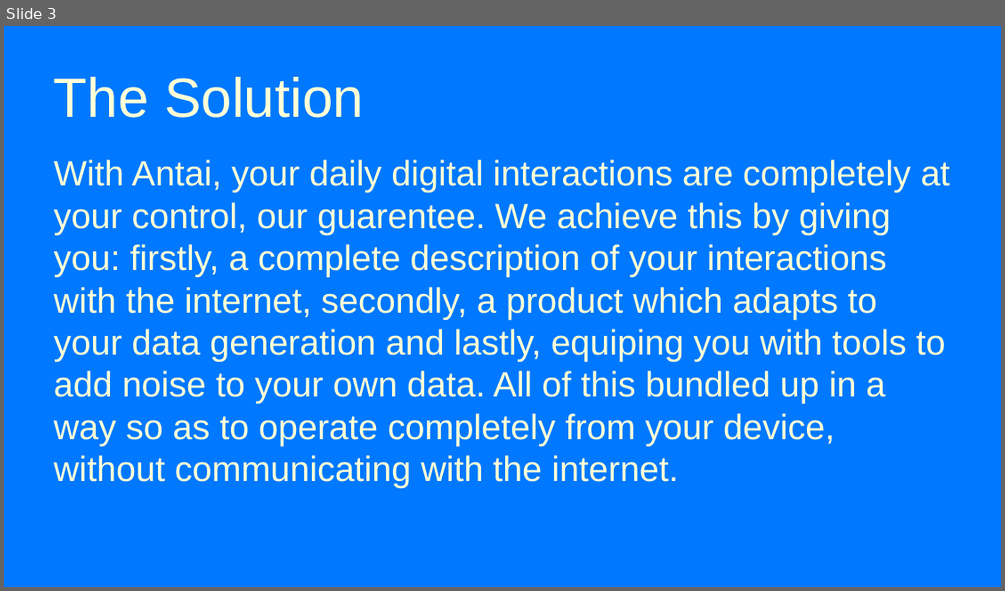
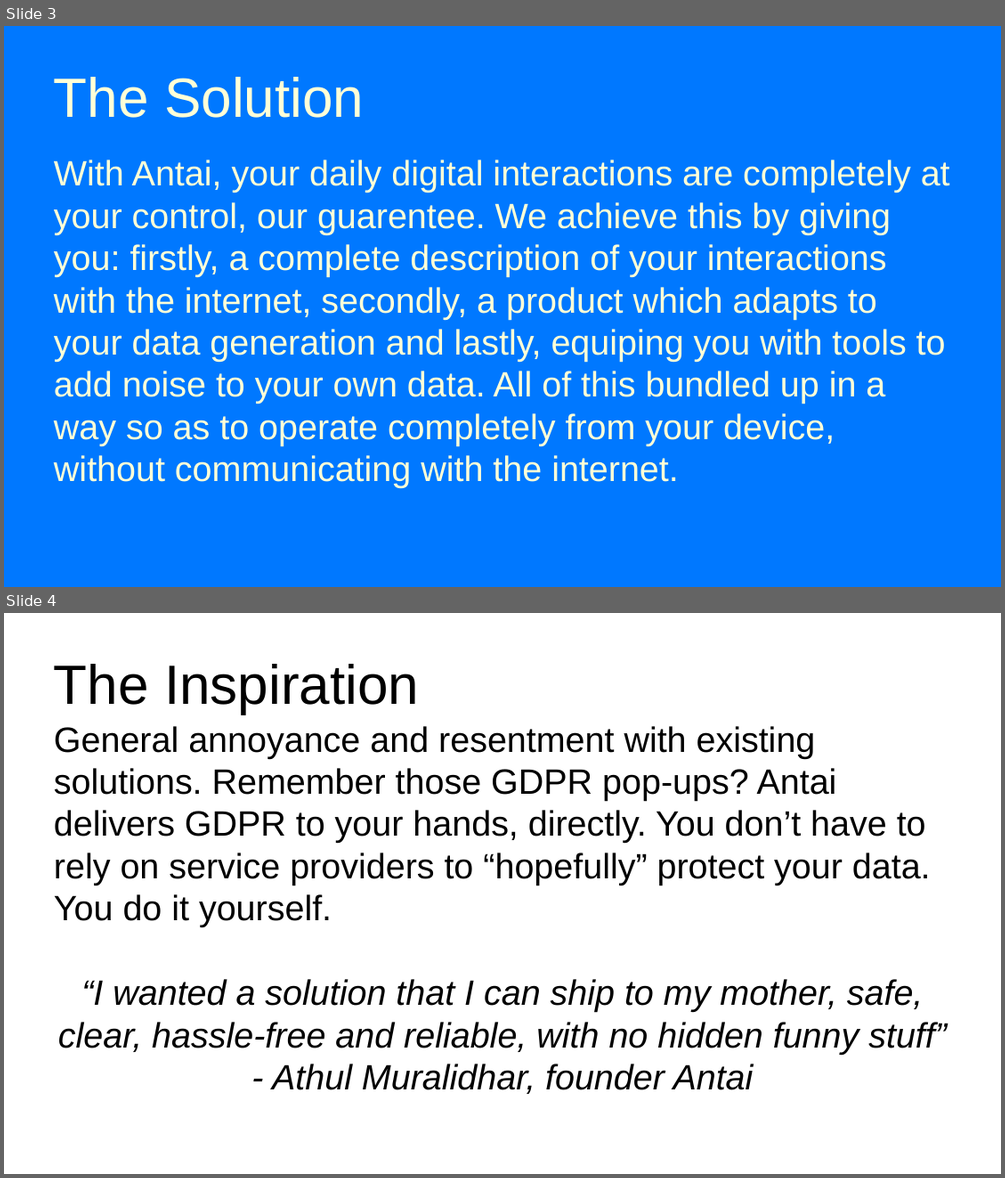
Before and after one commit to antai-nl-base/antai-web, a slide deck: story-ppt.odp. Shown one above the other, each under a label of ours: slide 3 before the commit, slides 3 and 4 after it. The pictures are 1005x591 and 1005x1178 pixels, drawn with LibreOffice and Linux fonts; fonts in the diff are those of the drawing. Boxes give left, top, right and bottom in pixels: in the first picture for what was removed or moved away, otherwise in the second. Text is boxed around its words. In the diff, an @@ line names an element or a change of style, - is before the commit and + after.

Commit message:
changed ppt-4 from the catch to the inspiration

```diff
--- a/story-ppt.odp
+++ b/story-ppt.odp
@@ slide 4 added at (4, 613, 1001, 1174), background #FFFFFF @@
@@ title added at (54, 664, 419, 714), 44 pt, text #000000 @@
+The Inspiration
@@ subtitle added at (54, 726, 947, 1094), 28 pt, text #000000 @@
+General annoyance and resentment with existing solutions. Remember those GDPR pop-ups? Antai delivers GDPR to your hands, directly. You don’t have to rely on service providers to “hopefully” protect your data. You do it yourself.
+“I wanted a solution that I can ship to my mother, safe, clear, hassle-free and reliable, with no hidden funny stuff”
+- Athul Muralidhar, founder Antai
```
Also in this commit, not shown: 1 slide removed, 2 other files.
